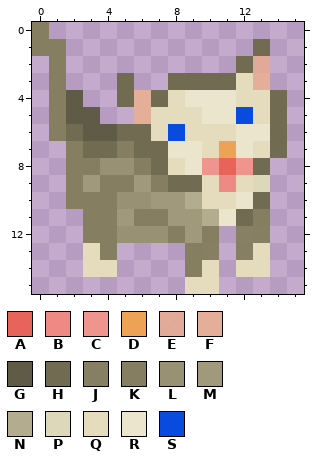
Edited in one commit: pixel-art sprite (images/cat_walk_left1.png). Above: the version before the commit.
The file is 16x16 pixels. Pixels under 10% opacity are left out. Colours within 5 levels of each other are drawn and written as one.
Palette (. is transparent): A #e8635a  B #ee8a83  C #f0948e  D #eea255  E #e3aa95f3  F #e5ae99  G #605b46  H #716b52  J #847e5ff3  K #857e60  L #989173  M #a0997b  N #b3ac8e  P #ded8bb  Q #e4dcbd  R #ebe5ce  S #094bde
Pixels before, first column x 0:
 0 K..............
 1 KK...........H.
 2 .K..........HE.
 3 .K...H..HHHHQF.
 4 .KG..HFHQRRRQQH
 5 .KGG..FQQQRRSQH
 6 .KHGGHHQSQQQRRH
 7 ..KHHKHHRRQDRQH
 8 ..KKLLKHQRCACH.
 9 ..KMKKMKHHQBQP.
10 ..KKKLLMMNQQRH.
11 ...KKMKKMMNRHK.
12 ...KKLLLKMK.JJ.
13 ...QK....KJ.JQ.
14 ...QQ....KQ.QQ.
15 .........QQ....
After the commit:
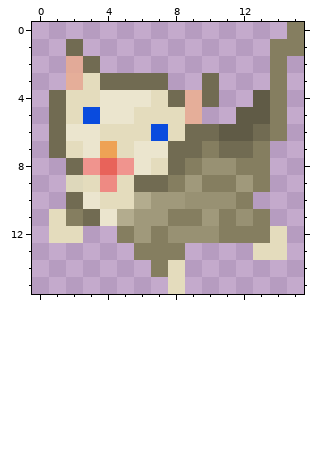
From the commit log: Duped right to left
Difference:
Changed rows in their new state; - is an unchanged pixel.
first column x 0:
 0 .--------------K
 1 ..H----------.KK
 2 -.EH--------..K-
 3 -.FQH-HH..-...K-
 4 -HQQRRRQHFH..GK-
 5 -HQSRRQ--F..GGK-
 6 -HRRQQQSQHHGGHK-
 7 -HQRDQRRHHKHHK.-
 8 --HCACRQHKLLKK--
 9 --PQBQHHKMKKMK--
10 --HRQQN--LLLK.--
11 -QKHRNMMKKMKL---
12 -QQ..KMKLLLKKKQ-
13 ---..-KKK..-.-Q-
14 ---..--KQ..-..--
15 --------Q..-----
